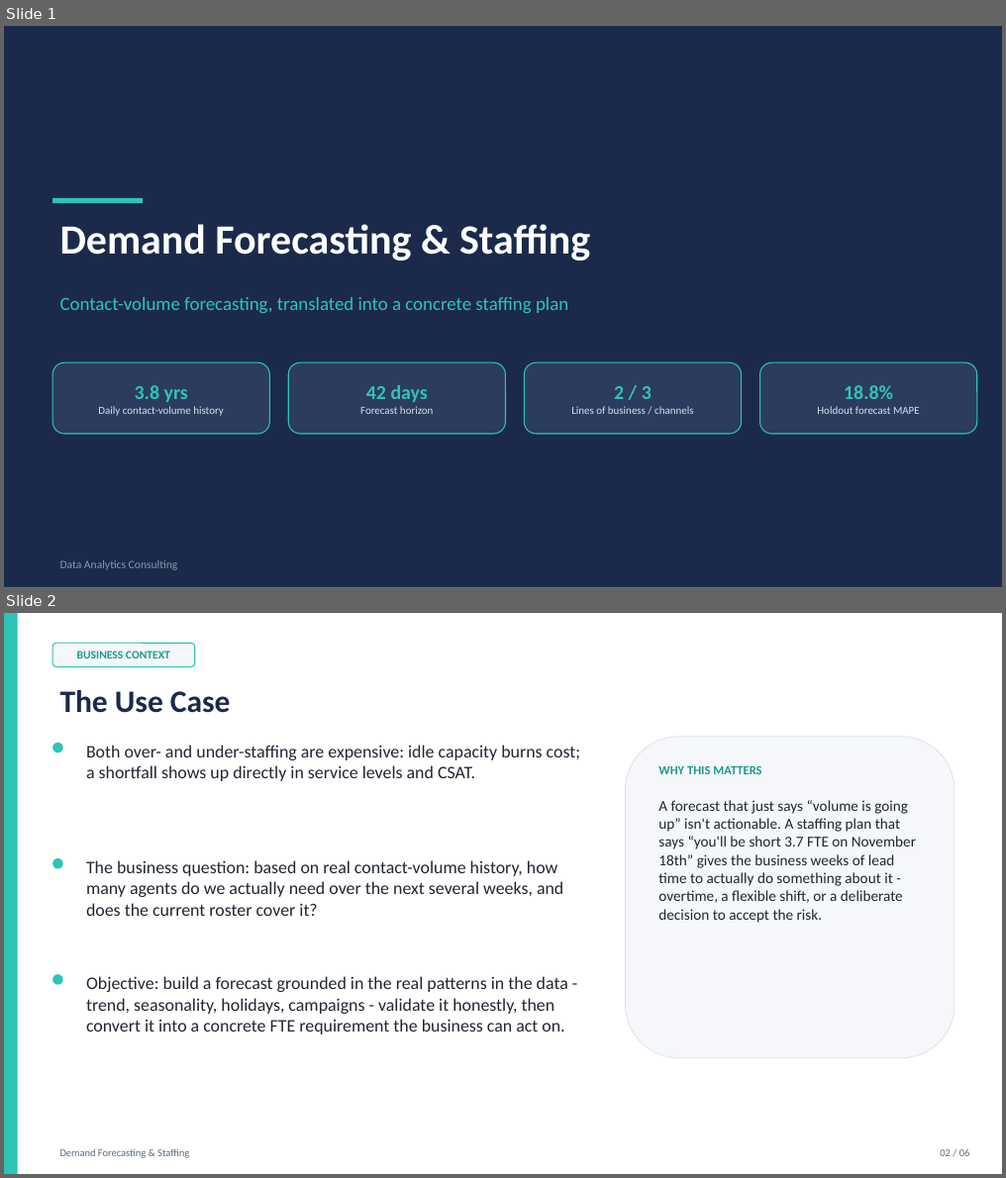
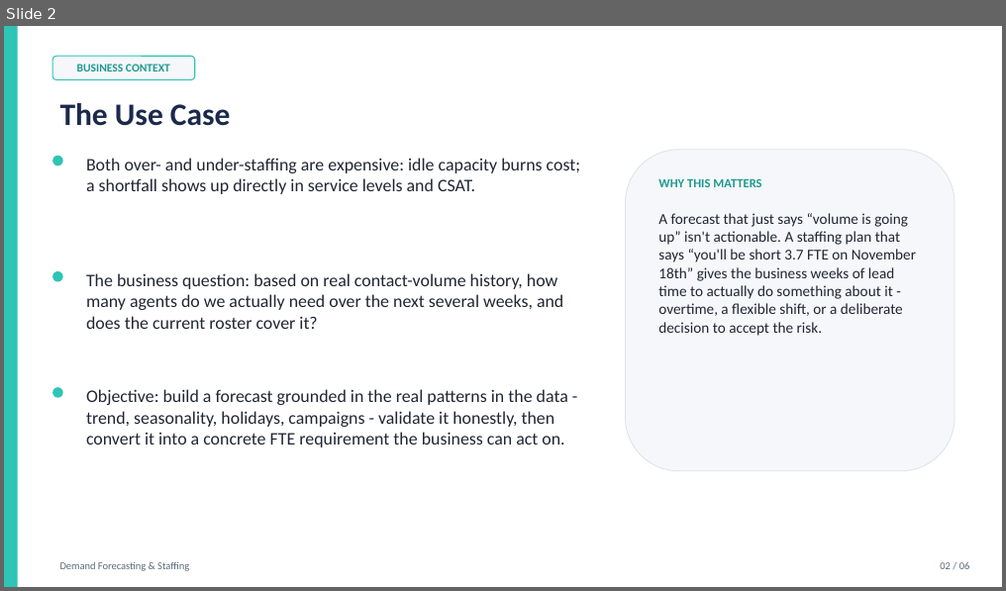
Before and after one commit to rameshpennam/ds-use-cases, a slide deck: usecase2_demand_forecasting/final_output/usecase2_forecast_summary.pptx. Shown one above the other, each under a label of ours: slides 1 and 2 before the commit, slide 2 after it. The pictures are 1006x1178 and 1006x591 pixels, drawn with LibreOffice and Linux fonts; fonts in the diff are those of the drawing. Boxes give left, top, right and bottom in pixels: in the first picture for what was removed or moved away, otherwise in the second. Text is boxed around its words. In the diff, an @@ line names an element or a change of style, - is before the commit and + after.

```diff
--- a/usecase2_demand_forecasting/final_output/usecase2_forecast_summary.pptx
+++ b/usecase2_demand_forecasting/final_output/usecase2_forecast_summary.pptx
@@ slide 1 removed at (x1=4, y1=26, x2=1002, y2=587), background #1B2A4A @@
@@ rectangle removed at (x1=53, y1=198, x2=143, y2=203) @@
@@ text removed at (x1=60, y1=224, x2=590, y2=261) @@
-Demand Forecasting & Staffing
@@ text removed at (x1=60, y1=297, x2=568, y2=313) @@
-Contact-volume forecasting, translated into a concrete staffing plan
@@ rounded rectangle removed at (x1=53, y1=363, x2=269, y2=434) @@
-3.8 yrs
-Daily contact-volume history
@@ rounded rectangle removed at (x1=288, y1=363, x2=506, y2=434) @@
-42 days
-Forecast horizon
@@ rounded rectangle removed at (x1=525, y1=363, x2=742, y2=434) @@
-2 / 3
-Lines of business / channels
@@ rounded rectangle removed at (x1=760, y1=363, x2=977, y2=434) @@
-18.8%
-Holdout forecast MAPE
@@ text removed at (x1=60, y1=561, x2=178, y2=570) @@
-Data Analytics Consulting
```
Also in this commit, not shown: 3 slides changed, 1 slide added, 3 other files.
